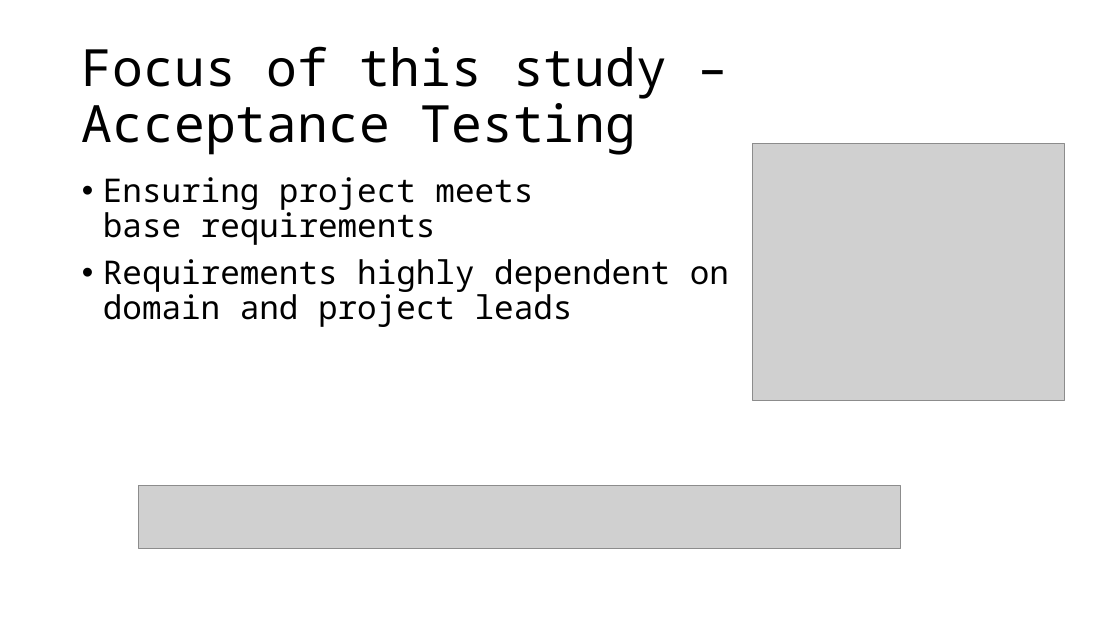
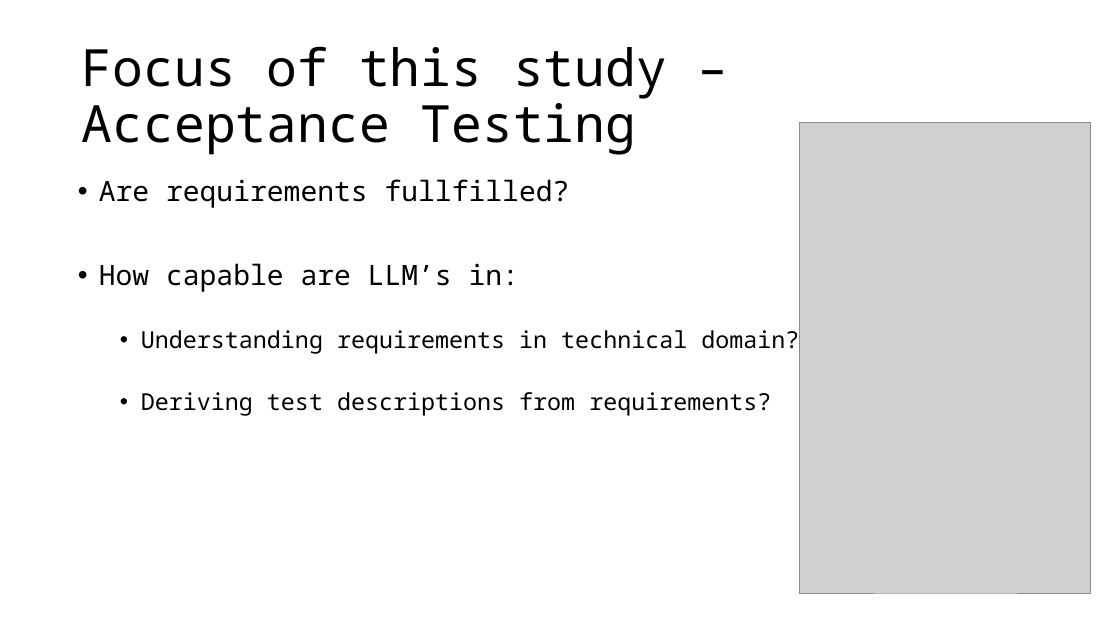
Before and after one commit to as-cal8/RBST-prompt-engineering, a slide deck: slide 4 of presentation/RBST_prompt-eng [Autosaved].pptx. Drawn at 1120x630 pixels with LibreOffice and Linux fonts; fonts in the diff are those of the drawing; grey boxes stand for pictures. Boxes give left, top, right and bottom in pixels: in the first picture for what was removed or moved away, otherwise in the second. Text is boxed around its words. In the diff, an @@ line names an element or a change of style, - is before the commit and + after.

```diff
--- a/presentation/RBST_prompt-eng [Autosaved].pptx
+++ b/presentation/RBST_prompt-eng [Autosaved].pptx
@@ picture removed at (x1=753, y1=144, x2=1065, y2=400) @@
@@ picture added at (x1=800, y1=123, x2=1091, y2=593) @@
@@ text at (x1=99, y1=179, x2=799, y2=416): text changed; size 28 to 20 pt @@
-• Ensuring project meets
-  base requirements
-• Requirements highly dependent on
-  domain and project leads
+• Are requirements fullfilled?
+• How capable are LLM’s in:
+  • Understanding requirements in technical domain?
+  • Deriving test descriptions from requirements?
@@ picture removed at (x1=139, y1=486, x2=901, y2=549) @@
```
Also in this commit, not shown: 3 other slides changed, 28 other files.
